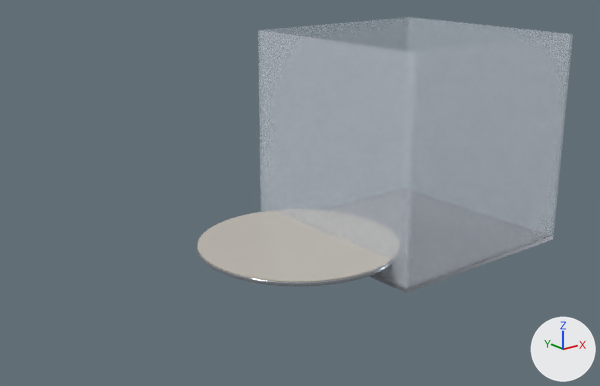
One commit to the Blender file tools/pbr3d/blender/wafer_overview.blend: the scene before it, then after it.
One viewpoint serves both versions: a camera (50 mm lens) standing at (-467.0, -906.0, 476.0) and looking at (246.0, -15.0, 120.0). Arrows for +X, +Y and +Z are at lower right; the lights stay in place. The first picture is the older version. Both versions are drawn at frame 84 of the action 'CamEyeAction'; the numbers are the values there.

Names of what the first picture shows: 'disc', 'epi_disc', 'foup_floor', 'foup_wall_a', 'foup_wall_b', 'foup_wall_c', 'foup_wall_d'.
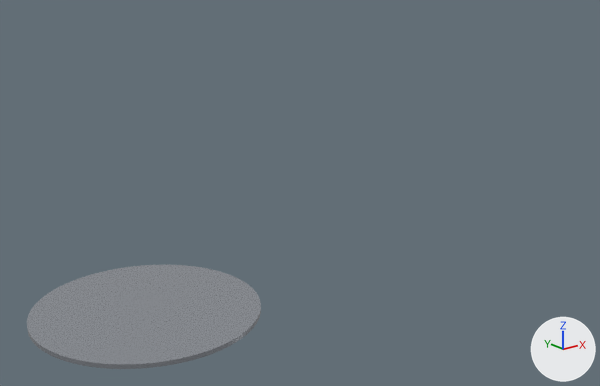
ob_wafer is not drawn itself; it is the parent of ob_disc, ob_notch, ob_epi.
ob_epi is not drawn itself; it is the parent of ob_epi_disc.
ob_foup is not drawn itself; it is the parent of ob_foup_floor, ob_foup_wall_a, ob_foup_wall_b, ob_foup_wall_c, ob_foup_wall_d.

Location of each change, (x1, y1, x2, y2) in pixels of the pictures (600 x 386 px):
'foup_wall_b', rescaled (not visible afterwards): before (403, 34, 573, 289)
'foup_wall_c', rescaled, reshaped, moved (not visible afterwards): before (258, 30, 419, 289)
'disc', moved: before (197, 244, 391, 286); after (27, 265, 261, 369)
'epi_disc', moved, rescaled (not visible afterwards): before (198, 211, 391, 282)
'foup_wall_d', rescaled (not visible afterwards): before (409, 17, 573, 236)
'foup_wall_a', rescaled, moved (not visible afterwards): before (258, 17, 410, 212)
'foup_floor', rescaled, reshaped, moved (not visible afterwards): before (369, 236, 553, 293)

The change in detail:
Object 'wafer' (ob_wafer) moves from (255.6, 0.0, 31.96) to (0.0, 0.0, 0.0).
Object 'epi' (ob_epi) is rescaled from (1.0, 1.0, 1.0) to (0.00001, 0.00001, 0.00001).
In object 'epi_disc' (ob_epi_disc), parent goes from ob_epi to ob_epi_grow.
Object 'epi_disc' (ob_epi_disc) moves from (0.0, 0.0, 6.75) to (0.0, 0.0, 0.75).
Object 'foup' (ob_foup) is rescaled from (1.0, 1.0, 1.0) to (0.00001, 0.00001, 0.00001).
Object 'foup_floor' (ob_foup_floor) now shows me_cube_003 instead of me_cube_002.
Object 'foup_floor' (ob_foup_floor) moves from (480.0, 0.0, 3.0) to (480.0, 167.5, 168.0).
Object 'foup_floor' (ob_foup_floor) is rescaled from (340.0, 340.0, 6.0) to (340.0, 5.0, 324.0).
Object 'foup_wall_a' (ob_foup_wall_a) moves from (480.0, 167.5, 168.0) to (312.5, 0.0, 168.0).
Object 'foup_wall_a' (ob_foup_wall_a) is rescaled from (340.0, 5.0, 324.0) to (5.0, 340.0, 324.0).
Object 'foup_wall_c' (ob_foup_wall_c) now shows me_cube_002 instead of me_cube_005.
Object 'foup_wall_c' (ob_foup_wall_c) moves from (312.5, 0.0, 168.0) to (480.0, 0.0, 3.0).
Object 'foup_wall_c' (ob_foup_wall_c) is rescaled from (5.0, 340.0, 324.0) to (340.0, 340.0, 6.0).
Object 'epi_grow' (ob_epi_grow) is new.
Its parent is ob_epi.
Its location is (0.0, 0.0, 6.0).
Its scale is (1.0, 1.0, 0.00001).
